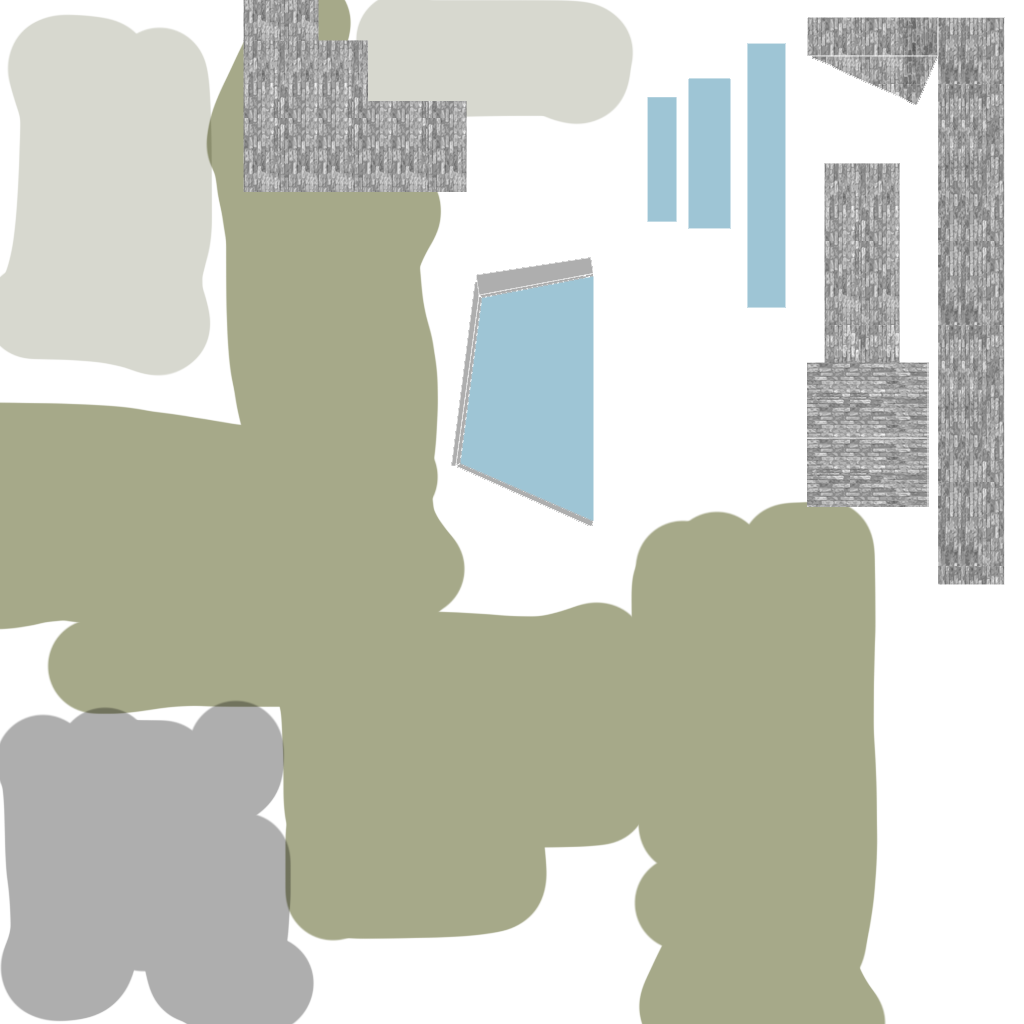
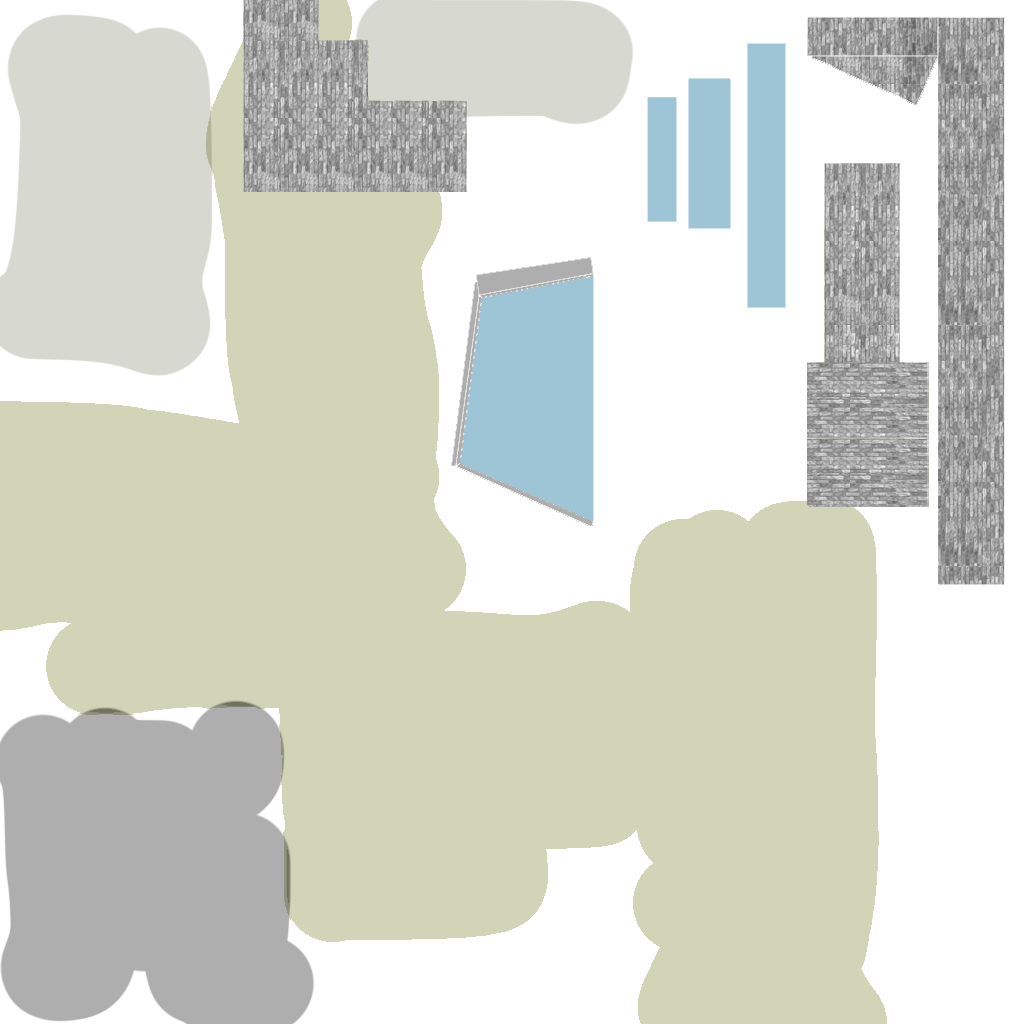
Two versions of the same layered image (1024 x 1024). Layer-by-layer changes:
painted on "MuroOscuro" over [0, 0, 929, 1024]
